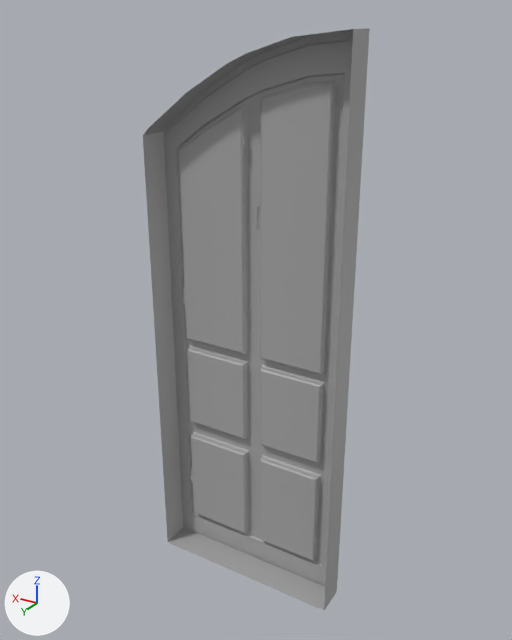
Before and after pictures for a commit that changed the FBX model Assets/Mesh/Environmental/doorSingleDraft.fbx.
Before and after are seen from a camera (50 mm lens) standing at (-1.64, 2.07, 2.16) and looking at (-0.41, 0.02, 1.14). Arrows for +X, +Y and +Z are at lower left; the lights stay in place. Where no turn or scale is listed for an object, it has been applied to the vertices. Vertices at the same position are counted once.
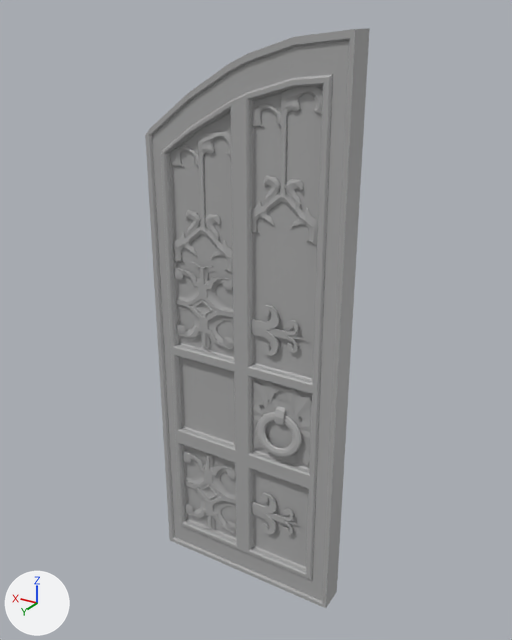
Where the newer file only moved an object's origin or applied its transform, the numbers keep the older frame.

What differs and where, as boxes [x1, y1, x2, y2] in the pictures (512 x 640 px):
'polySurface49', reshaped: before [143, 28, 370, 611]; after [145, 28, 370, 608]
part 1 of me_mesh, added: after [176, 262, 233, 353]
part 2 of me_mesh, added: after [207, 279, 233, 312]
part 3 of me_mesh, added: after [184, 452, 236, 535]
part 4 of me_mesh, added: after [206, 333, 210, 348]
part 5 of me_mesh, added: after [204, 268, 209, 285]
part 6 of me_mesh, added: after [174, 268, 199, 302]
part 7 of me_mesh, added: after [177, 304, 200, 335]
part 8 of me_mesh, added: after [185, 485, 206, 515]
part 9 of me_mesh, added: after [214, 501, 236, 532]
part 10 of me_mesh, added: after [213, 468, 236, 499]
part 11 of me_mesh, added: after [171, 132, 233, 274]
part 12 of me_mesh, added: after [251, 305, 309, 356]
part 13 of me_mesh, added: after [252, 381, 312, 465]
part 14 of me_mesh, added: after [252, 493, 303, 535]
part 15 of me_mesh, added: after [183, 452, 205, 484]
part 16 of me_mesh, added: after [259, 399, 302, 456]
part 17 of me_mesh, added: after [208, 315, 234, 349]
part 18 of me_mesh, added: after [251, 86, 323, 245]
part 19 of me_mesh, added: after [256, 412, 302, 457]
part 20 of me_mesh, added: after [210, 456, 214, 471]
part 21 of me_mesh, added: after [274, 406, 286, 426]
part 22 of me_mesh, built on: before [143, 29, 357, 611]; after [145, 29, 357, 608]

Patch to the scene script:
```diff
--- a/Assets/Mesh/Environmental/doorSingleDraft.fbx.py
+++ b/Assets/Mesh/Environmental/doorSingleDraft.fbx.py
@@ me_mesh @@
-me_mesh.from_pydata(...)  # 3664 vertices, 2919 faces; spans x -0.38..0.38, y -0.06..0.06, z -1.05..1.05
+me_mesh.from_pydata(...)  # 7282 vertices, 5838 faces; spans x -0.38..0.38, y -0.06..0.06, z -1.05..1.05
+# me_mesh part 1: the loose piece of 380 vertices spanning x 0.03..0.31, y -0.04..-0.03, z -0.08..0.27 is copied, and the copy is mirrored in y about the mesh origin; it spans x 0.03..0.31, y 0.03..0.04, z -0.08..0.27
+# me_mesh part 2: the loose piece of 38 vertices spanning x 0.03..0.15, y -0.04..-0.03, z 0.11..0.23 is copied, and the copy is mirrored in y about the mesh origin; it spans x 0.03..0.15, y 0.03..0.04, z 0.11..0.23
+# me_mesh part 3: the loose piece of 380 vertices spanning x 0.03..0.31, y -0.04..-0.03, z -0.92..-0.52 is copied, and the copy is mirrored in y about the mesh origin; it spans x 0.03..0.31, y 0.03..0.04, z -0.92..-0.52
+# me_mesh part 4: the loose piece of 16 vertices spanning x 0.14..0.16, y -0.04..-0.03, z -0.06..0.0 is copied, and the copy is mirrored in y about the mesh origin; it spans x 0.14..0.16, y 0.03, z -0.06..0.0
+# me_mesh part 5: the loose piece of 18 vertices spanning x 0.14..0.16, y -0.04..-0.03, z 0.2..0.26 is copied, and the copy is mirrored in y about the mesh origin; it spans x 0.14..0.16, y 0.03, z 0.2..0.26
+# me_mesh part 6: the loose piece of 38 vertices spanning x 0.19..0.31, y -0.04..-0.03, z 0.11..0.23 is copied, and the copy is mirrored in y about the mesh origin; it spans x 0.19..0.31, y 0.03..0.04, z 0.11..0.23
+# me_mesh part 7: the loose piece of 38 vertices spanning x 0.19..0.31, y -0.04..-0.03, z -0.04..0.09 is copied, and the copy is mirrored in y about the mesh origin; it spans x 0.19..0.31, y 0.03..0.04, z -0.04..0.09
+# me_mesh part 8: the loose piece of 38 vertices spanning x 0.19..0.31, y -0.04..-0.03, z -0.88..-0.74 is copied, and the copy is mirrored in y about the mesh origin; it spans x 0.19..0.31, y 0.03..0.04, z -0.88..-0.74
+# me_mesh part 9: the loose piece of 38 vertices spanning x 0.03..0.15, y -0.04..-0.03, z -0.88..-0.74 is copied, and the copy is mirrored in y about the mesh origin; it spans x 0.03..0.15, y 0.03..0.04, z -0.88..-0.74
+# me_mesh part 10: the loose piece of 38 vertices spanning x 0.03..0.15, y -0.04..-0.03, z -0.71..-0.57 is copied, and the copy is mirrored in y about the mesh origin; it spans x 0.03..0.15, y 0.03..0.04, z -0.71..-0.57
+# me_mesh part 11: the loose piece of 485 vertices spanning x 0.02..0.3, y -0.03, z 0.25..0.74 is copied, and the copy is moved by (0.0, 0.06, 0.0); it spans x 0.02..0.3, y 0.03, z 0.25..0.74
+# me_mesh part 12: the loose piece of 356 vertices spanning x -0.26..-0.03, y -0.04..-0.03, z -0.02..0.17 is copied, and the copy is moved by (0.0, 0.07, 0.0); it spans x -0.26..-0.03, y 0.03..0.04, z -0.02..0.17
+# me_mesh part 13: the loose piece of 152 vertices spanning x -0.29..-0.03, y -0.03, z -0.45..-0.13 is copied, and the copy is moved by (0.0, 0.06, 0.0); it spans x -0.29..-0.03, y 0.03, z -0.45..-0.13
+# me_mesh part 14: the loose piece of 356 vertices spanning x -0.26..-0.03, y -0.04..-0.03, z -0.81..-0.63 is copied, and the copy is moved by (0.0, 0.07, 0.0); it spans x -0.26..-0.03, y 0.03..0.04, z -0.81..-0.63
+# me_mesh part 15: the loose piece of 38 vertices spanning x 0.19..0.31, y -0.04..-0.03, z -0.71..-0.57 is copied, and the copy is mirrored in y about the mesh origin; it spans x 0.19..0.31, y 0.03..0.04, z -0.71..-0.57
+# me_mesh part 16: the loose piece of 16 vertices spanning x -0.25..-0.07, y -0.03, z -0.42..-0.2 is copied, and the copy is moved by (0.0, 0.06, 0.0); it spans x -0.25..-0.07, y 0.03, z -0.42..-0.2
+# me_mesh part 17: the loose piece of 38 vertices spanning x 0.03..0.15, y -0.04..-0.03, z -0.04..0.09 is copied, and the copy is mirrored in y about the mesh origin; it spans x 0.03..0.15, y 0.03..0.04, z -0.04..0.09
+# me_mesh part 18: the loose piece of 485 vertices spanning x -0.29..-0.02, y -0.03, z 0.41..0.9 is copied, and the copy is moved by (0.0, 0.06, 0.0); it spans x -0.29..-0.02, y 0.03, z 0.41..0.9
+# me_mesh part 19: the loose piece of 128 vertices spanning x -0.25..-0.06, y -0.06..-0.03, z -0.42..-0.25 is copied, and the copy is mirrored in y about the mesh origin; it spans x -0.25..-0.06, y 0.03..0.06, z -0.42..-0.25
+# me_mesh part 20: the loose piece of 18 vertices spanning x 0.14..0.16, y -0.04..-0.03, z -0.61..-0.54 is copied, and the copy is mirrored in y about the mesh origin; it spans x 0.14..0.16, y 0.03, z -0.61..-0.54
+# me_mesh part 21: the loose piece of 40 vertices spanning x -0.18..-0.14, y -0.05..-0.03, z -0.3..-0.22 is copied, and the copy is mirrored in y about the mesh origin; it spans x -0.18..-0.14, y 0.03..0.05, z -0.3..-0.22
+# me_mesh part 22: 46 vertices moved from x -0.38..0.38, y 0.06, z -1.05..1.05 to x -0.38..0.38, y 0.0, z -1.05..1.05; 400 vertices added at x -0.38..0.38, y 0.02..0.05, z -1.05..1.05
 me_mesh.materials.append(mat_standardsurface1)
```
